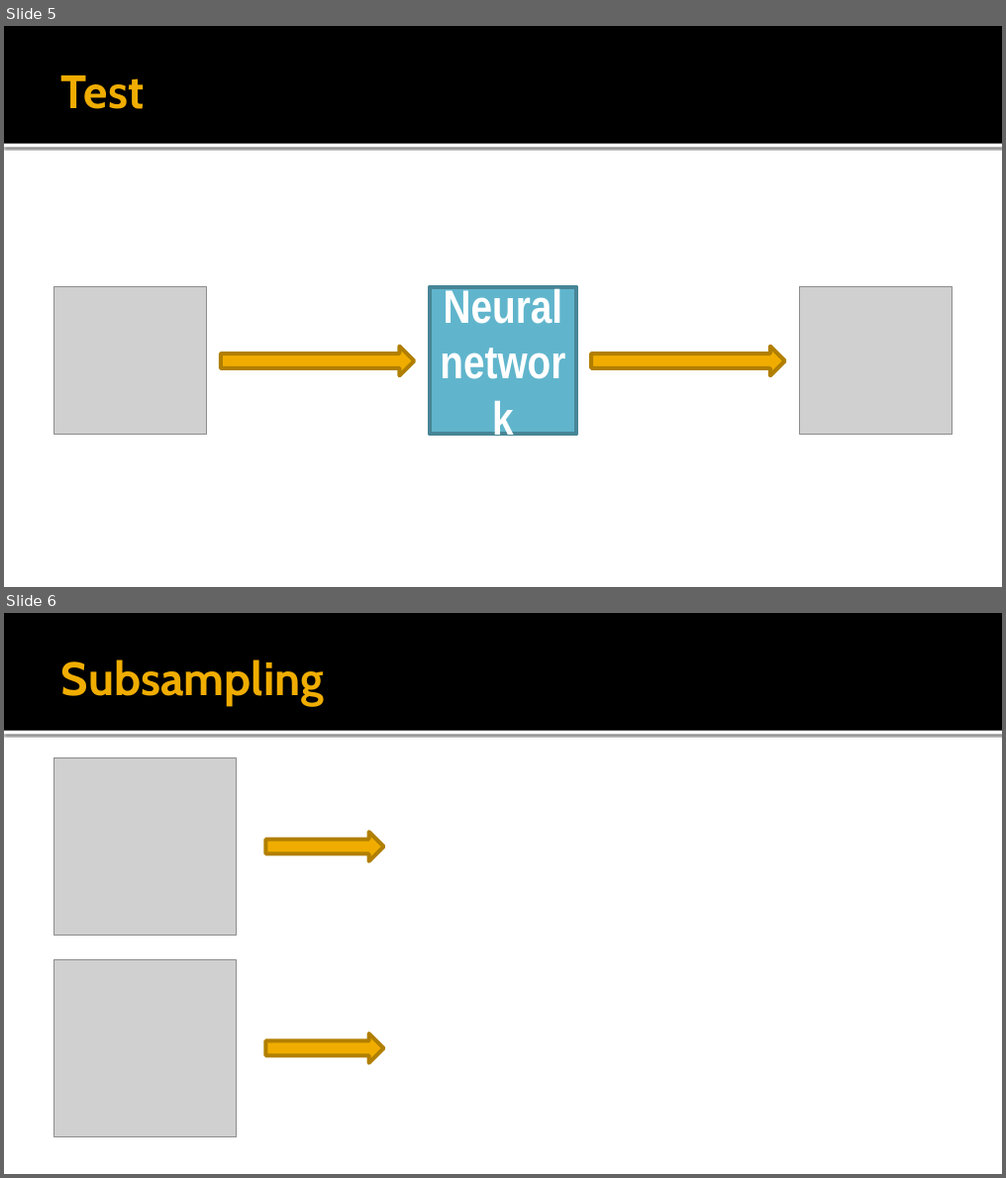
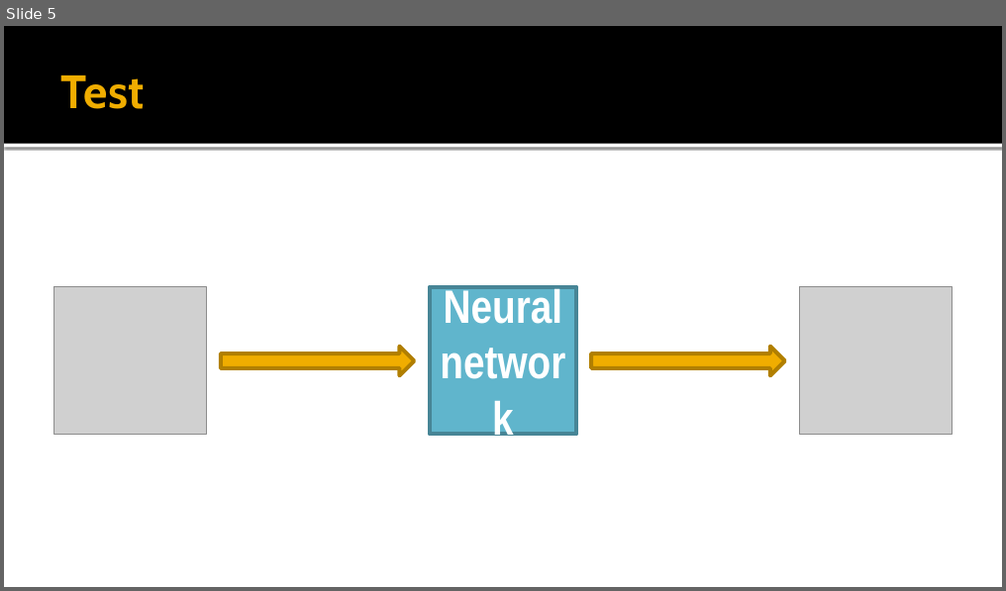
Before and after one commit to Saritus/bachelor-thesis, a slide deck: docs/Anfangspräsentation.pptx. Shown one above the other, each under a label of ours: slides 5 and 6 before the commit, slide 5 after it. The pictures are 1006x1178 and 1006x591 pixels, drawn with LibreOffice and Linux fonts; fonts in the diff are those of the drawing; grey boxes stand for pictures. Boxes give left, top, right and bottom in pixels: in the first picture for what was removed or moved away, otherwise in the second. Text is boxed around its words. In the diff, an @@ line names an element or a change of style, - is before the commit and + after.

Commit message:
Continue subsampling explanation

```diff
--- a/docs/Anfangspräsentation.pptx
+++ b/docs/Anfangspräsentation.pptx
@@ slide 6 removed at box(4, 613, 1002, 1174), background #FFFFFF; not listed: 2 template elements that a slide beside it also shows @@
@@ title removed at box(61, 660, 324, 706) @@
-Subsampling
@@ picture removed at box(54, 759, 237, 935) @@
@@ right arrow removed at box(266, 833, 383, 861) @@
@@ picture removed at box(54, 960, 237, 1137) @@
@@ right arrow removed at box(266, 1034, 383, 1062) @@
```
Also in this commit, not shown: 2 slides added, 1 other slide removed.
